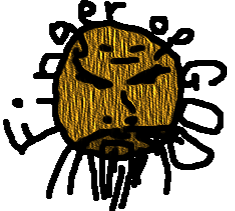
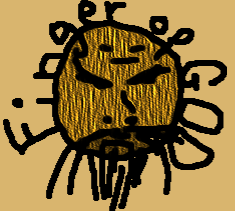
Before/after of a 235px x 211px layered artwork. What changed in the layer stack:
added layer "Layer 2" over left=0, top=0, right=235, bottom=211
